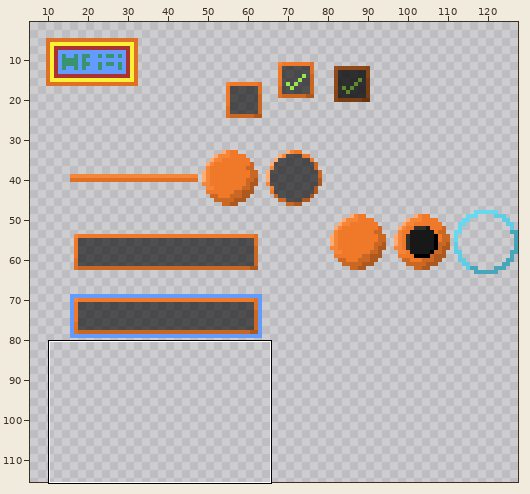
Two states of a pixel-art file, samples/Titan.Sandbox/content/ui/ui_style_orange.aseprite. The first picture is a wide view before the edit; the outline marks the close-up.
Close-up. As it was:
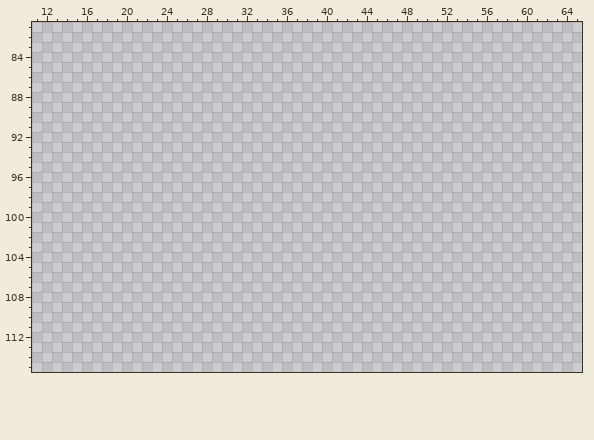
128x128 pixels, 1 frame. Shown: x 11..65, y 81..115. The wide view leaves out empty margins. The commit also changed other parts of the picture, which this record leaves out.
Visible layers, top first: "Overlay" darken, "Sprites", "Layer 1".
Palette (. is transparent): 
After the commit:
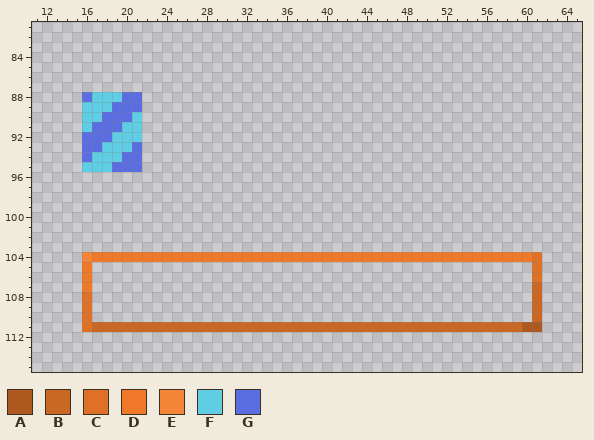
Colours new in this view: A #ad581e  B #ca6723  C #df7126  D #ef7929  E #f48539  F #5fcde4  G #5b6ee1
Diff:
{"where": "layer \"Sprites\""}
{"y":88,"x":16,"old":"......","new":"GFFFGG"}
{"y":89,"x":16,"old":"......","new":"FFFGGG"}
{"y":90,"x":16,"old":"......","new":"FFGGGF"}
{"y":91,"x":16,"old":"......","new":"FGGGFF"}
{"y":92,"x":16,"old":"......","new":"GGGFFF"}
{"y":93,"x":16,"old":"......","new":"GGFFFG"}
{"y":94,"x":16,"old":"......","new":"GFFFGG"}
{"y":95,"x":16,"old":"......","new":"FFFGGG"}
{"y":104,"x":16,"old":"..............................................","new":"EDDDDDDDDDDDDDDDDDDDDDDDDDDDDDDDDDDDDDDDDDDDDC"}
{"y":105,"x":16,"old":".","new":"D"}
{"y":105,"x":61,"old":".","new":"C"}
{"y":106,"x":16,"old":".","new":"D"}
{"y":106,"x":61,"old":".","new":"C"}
{"y":107,"x":16,"old":".","new":"D"}
{"y":107,"x":61,"old":".","new":"B"}
{"y":108,"x":16,"old":".","new":"C"}
{"y":108,"x":61,"old":".","new":"B"}
{"y":109,"x":16,"old":".","new":"C"}
{"y":109,"x":61,"old":".","new":"B"}
{"y":110,"x":16,"old":".","new":"C"}
{"y":110,"x":61,"old":".","new":"B"}
{"y":111,"x":16,"old":"..............................................","new":"CBBBBBBBBBBBBBBBBBBBBBBBBBBBBBBBBBBBBBBBBBBBAA"}
